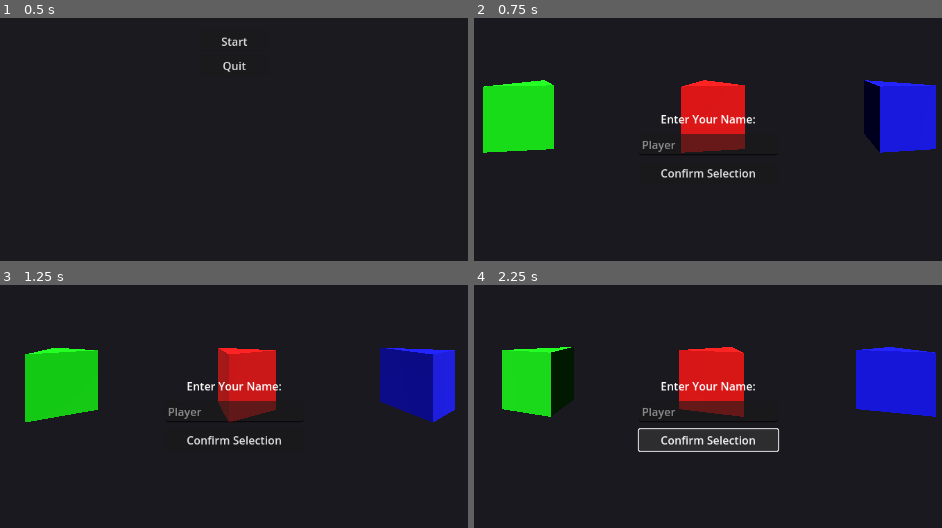
Above: before the commit, frames 1-4 (two rows, left to right).
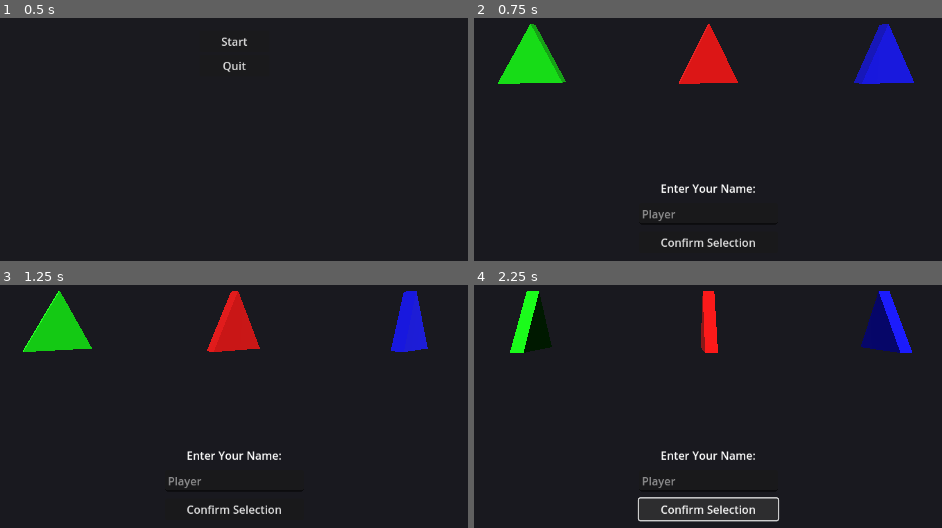
Above: after the commit, the same moments.

Repository: pedromirbr/Shootemup
Game: Godot game, scene res://MainMenu.tscn
The game is run twice, just before and just after one commit, with the same random seed, the same clock (stepped at 60 frames per second) and the same inputs.
Inputs:
- Up to frame 1 (0.5 s): no input
- Up to frame 2 (0.75 s): click "Start" at 0.5 s
- Up to frame 3 (1.25 s): no input
- Up to frame 4 (2.25 s): click "Confirm Selection" at 1.25 s; click "Confirm Selection" at 2 s

Frame 1 is identical in both runs. In frame 2, 19% of the frame differs, in the area x 1-99%, y 2-95%; in frame 3, 18%; in frame 4, 18%.
Error in both runs: Invalid call. Nonexistent function 'empty' in base 'String'. (res://ShipSelection.gd:12)

Commit message:
Acertada a tela de seleção

Diff:
--- a/ShipSelection.tscn
+++ b/ShipSelection.tscn
@@ -1,10 +1,9 @@
-[gd_scene load_steps=9 format=3 uid="uid://dqe4x7w8w8xvy"]
+[gd_scene load_steps=8 format=3 uid="uid://dqe4x7w8w8xvy"]
 
-[ext_resource type="Script" path="res://Rotator.gd" id="1_abcde"]
-[ext_resource type="Script" path="res://ShipSelection.gd" id="2_fghij"]
+[ext_resource type="Script" uid="uid://dlwppqgsl3ol6" path="res://Rotator.gd" id="1_abcde"]
+[ext_resource type="Script" uid="uid://crkpcoglrgxug" path="res://ShipSelection.gd" id="2_fghij"]
 
 [sub_resource type="PrismMesh" id="PrismMesh_klmno"]
-sides = 3
 
 [sub_resource type="StandardMaterial3D" id="StandardMaterial3D_12345"]
 albedo_color = Color(0, 1, 0, 1)
@@ -23,19 +22,19 @@
 script = ExtResource("2_fghij")
 
 [node name="GreenShip" type="MeshInstance3D" parent="." groups=["ships"]]
-transform = Transform3D(1, 0, 0, 0, -4.37114e-08, 1, 0, -1, -4.37114e-08, -3, 0, 0)
+transform = Transform3D(1, 0, 0, 0, 1, 0, 0, 0, 0.2, -3, 1, 0)
 mesh = SubResource("PrismMesh_klmno")
 surface_material_override/0 = SubResource("StandardMaterial3D_12345")
 script = ExtResource("1_abcde")
 
 [node name="RedShip" type="MeshInstance3D" parent="." groups=["ships"]]
-transform = Transform3D(1, 0, 0, 0, -4.37114e-08, 1, 0, -1, -4.37114e-08, 0, 0, 0)
+transform = Transform3D(1, 0, 0, 0, 1, 0, 0, 0, 0.2, 0, 1, 0)
 mesh = SubResource("PrismMesh_klmno")
 surface_material_override/0 = SubResource("StandardMaterial3D_67890")
 script = ExtResource("1_abcde")
 
 [node name="BlueShip" type="MeshInstance3D" parent="." groups=["ships"]]
-transform = Transform3D(1, 0, 0, 0, -4.37114e-08, 1, 0, -1, -4.37114e-08, 3, 0, 0)
+transform = Transform3D(1, 0, 0, 0, 1, 0, 0, 0, 0.2, 3, 1, 0)
 mesh = SubResource("PrismMesh_klmno")
 surface_material_override/0 = SubResource("StandardMaterial3D_fghij")
 script = ExtResource("1_abcde")
@@ -65,9 +64,9 @@
 anchor_right = 0.5
 anchor_bottom = 0.5
 offset_left = -100.0
-offset_top = 100.0
+offset_top = 182.5
 offset_right = 100.0
-offset_bottom = 170.0
+offset_bottom = 287.5
 grow_horizontal = 2
 grow_vertical = 2
 theme_override_constants/separation = 10
Not shown, added: MainMenu.gd.uid
Not shown, added: Rotator.gd.uid
Not shown, added: ShipSelection.gd.uid
